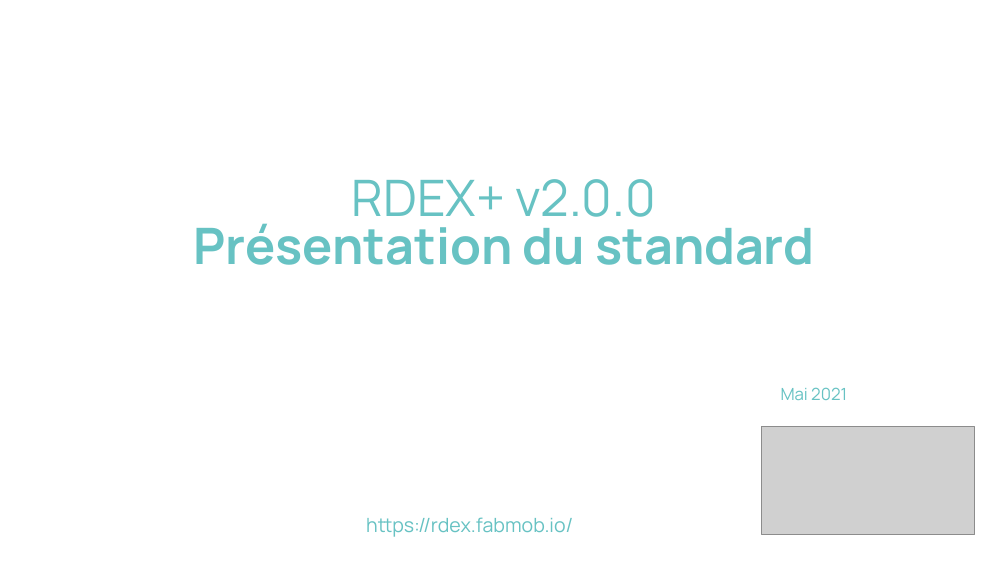
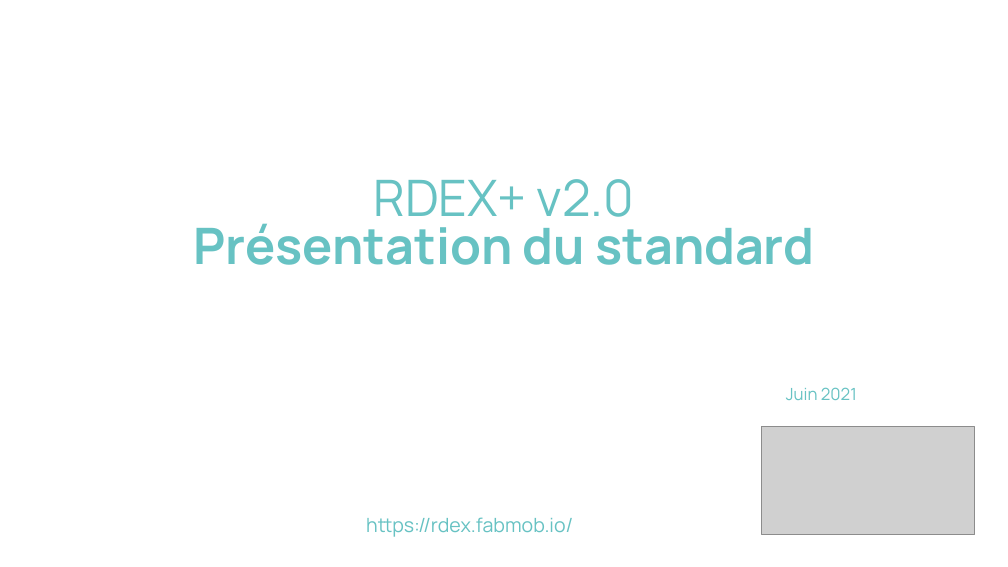
Before and after one commit to fabmob/rdexplus, a slide deck: slide 2 of resources/rdexplus_presentation-fr.odp. Drawn at 1008x567 pixels with LibreOffice and Linux fonts; fonts in the diff are those of the drawing; grey boxes stand for pictures. Boxes give left, top, right and bottom in pixels: in the first picture for what was removed or moved away, otherwise in the second. Text is boxed around its words. In the diff, an @@ line names an element or a change of style, - is before the commit and + after.

```diff
--- a/resources/rdexplus_presentation-fr.odp
+++ b/resources/rdexplus_presentation-fr.odp
@@ title at (193, 179, 814, 265): text changed @@
-RDEX+ v2.0.0
-Présentation du standard
+RDEX+ v2.0
+Présentation du standard
@@ text at (786, 387, 857, 400): text changed @@
-Mai 2021
+Juin 2021
```
Also in this commit, not shown: 3 other slides changed, 2 other files.
